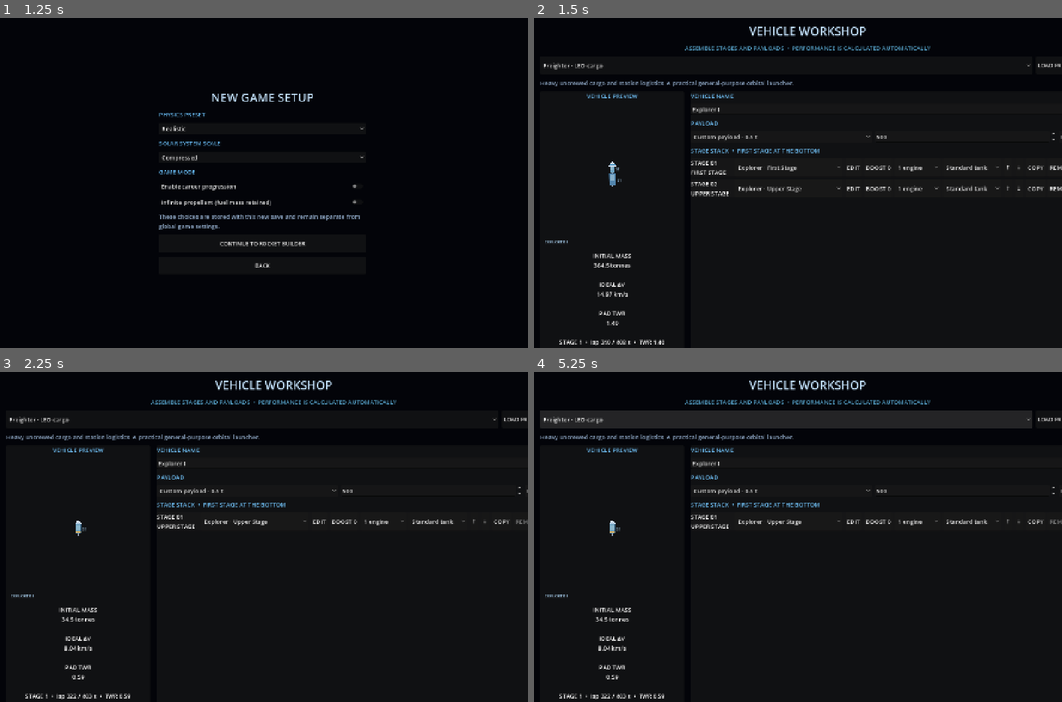
Above: before the commit, frames 1-4 (two rows, left to right).
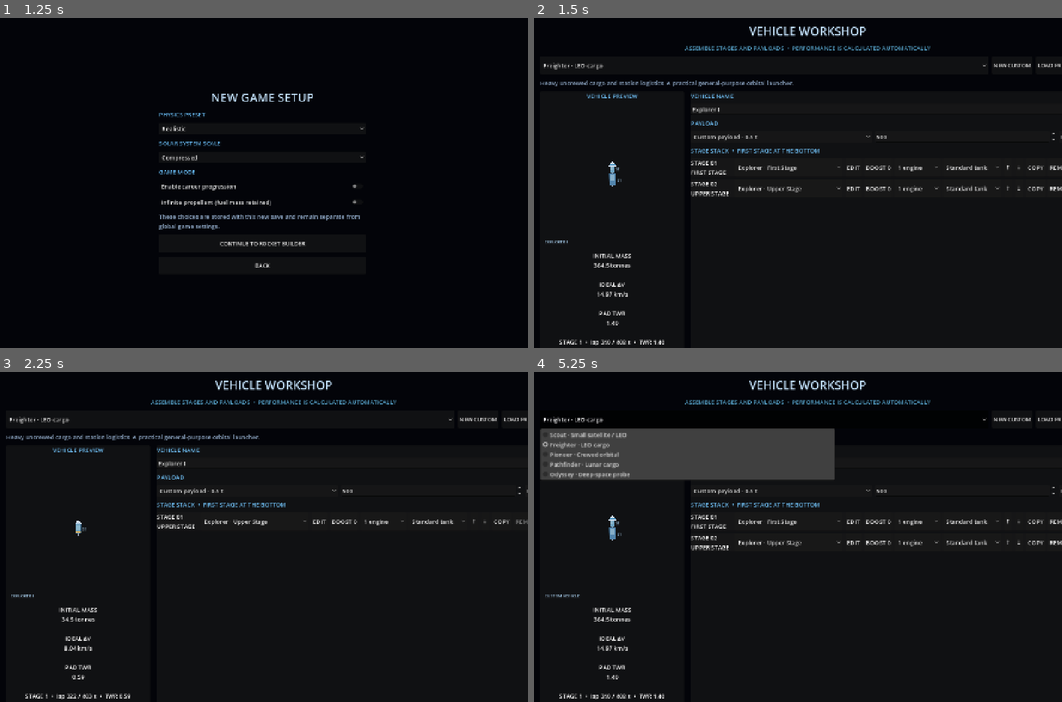
Above: after the commit, the same moments.

Repository: Blagos1195/Gravity-simulator
Game: Godot game, scene res://scenes/main.tscn
The game is run twice, just before and just after one commit, with the same random seed, the same clock (stepped at 60 frames per second) and the same inputs.
Inputs (mouse positions are in pixels of both pictures, inside the frame that each line leads up to):
- Up to frame 1 (1.25 s): click "NEW GAME" at 0.5 s
- Up to frame 2 (1.5 s): click "CONTINUE TO ROCKET BUILDER" at 1.25 s
- Up to frame 3 (2.25 s): click "REMOVE" at 2 s
- Up to frame 4 (5.25 s): click (1014, 418) at 2.75 s, where only the run after the commit has a clickable "NEW CUSTOM"; click (1061, 543) at 3.5 s, where only the run after the commit has a clickable "REMOVE"; click (1014, 418) at 4.25 s, where only the run after the commit has a clickable "NEW CUSTOM"; click "Freighter · LEO cargo" at 5 s

Frame 1 is identical in both runs. In frame 2, less than 0.1% of the frame differs, in the area x 85-95%, y 13-15%; in frame 3, less than 0.1%; in frame 4, 14%, in the area x 1-100%, y 11-99%.

Commit message:
Add in-flight custom rocket workshop and preserve fleet controls

Diff:
--- a/Gravity/scripts/main.gd
+++ b/Gravity/scripts/main.gd
@@ -210,6 +210,16 @@
 	for vehicle in fleet_sims:
 		vehicle.simulation_time_backlog = fleet_time_backlog
 	if is_instance_valid(sim):
+		sim.fleet_visuals.clear()
+		for vehicle in fleet_sims:
+			if vehicle == sim or _is_docked_child(vehicle.vehicle_name):
+				continue
+			sim.fleet_visuals.append({
+				"position": vehicle.rocket_position,
+				"rotation": vehicle.rotation_angle,
+				"stage_index": vehicle.stage_index,
+				"design": {"name": vehicle.vehicle_name, "payload_mass": vehicle.payload_mass, "payload_type": vehicle.payload_type, "payload_visual": vehicle.payload_visual.duplicate(true), "stages": vehicle.rocket_stages.duplicate(true)}
+			})
 		_update_discovery_state()
 		_update_economy()
 		_update_missions()
@@ -592,6 +602,10 @@
 	preset_selector.item_selected.connect(func(index: int):
 		var selected_preset_id := str(preset_selector.get_item_metadata(index))
 		preset_description.text = RocketDesign.preset_description(selected_preset_id)
+	)
+	_add_button(preset_row, "NEW CUSTOM", func():
+		rocket_design = RocketDesign.create_blank()
+		_show_vehicle_editor()
 	)
 	_add_button(preset_row, "LOAD PRESET", func():
 		var selected_preset_id := str(preset_selector.get_item_metadata(preset_selector.selected))
@@ -1461,6 +1475,7 @@
 	vehicle.visible = false
 	vehicle.z_index = -1
 	vehicle.set_anchors_and_offsets_preset(Control.PRESET_FULL_RECT)
+	vehicle.mouse_filter = Control.MOUSE_FILTER_IGNORE
 	vehicle.set_rocket_design(design)
 	add_child(vehicle)
 	vehicle.set_process(false)
@@ -1592,6 +1607,14 @@
 	description.autowrap_mode = TextServer.AUTOWRAP_WORD_SMART
 	description.size_flags_vertical = Control.SIZE_EXPAND_FILL
 	layout.add_child(description)
+	var custom_button := Button.new()
+	custom_button.text = "BUILD A CUSTOM ROCKET"
+	custom_button.custom_minimum_size.y = 40
+	custom_button.pressed.connect(func():
+		window.queue_free()
+		_show_fleet_custom_builder()
+	)
+	layout.add_child(custom_button)
 	var launch_button := Button.new()
 	launch_button.text = "LAUNCH SELECTED VEHICLE"
 	launch_button.custom_minimum_size.y = 44
@@ -1614,6 +1637,188 @@
 	else:
 		launch_button.disabled = true
 	window.call_deferred("popup_centered")
+
+func _show_fleet_custom_builder() -> void:
+	rocket_design = RocketDesign.create_blank()
+	var design: Dictionary = rocket_design
+	var window := Window.new()
+	window.title = "CUSTOM VEHICLE WORKSHOP"
+	window.size = Vector2i(760, 680)
+	window.min_size = Vector2i(600, 480)
+	window.transient = true
+	window.close_requested.connect(window.queue_free)
+	add_child(window)
+	var layout := VBoxContainer.new()
+	layout.set_anchors_and_offsets_preset(Control.PRESET_FULL_RECT)
+	layout.add_theme_constant_override("separation", 8)
+	window.add_child(layout)
+	var name_input := LineEdit.new()
+	name_input.text = str(design.get("name", "Custom Vehicle"))
+	name_input.placeholder_text = "Vehicle name"
+	name_input.text_changed.connect(func(value: String): design["name"] = value)
+	layout.add_child(name_input)
+	var payload_row := HBoxContainer.new()
+	var payload_label := Label.new()
+	payload_label.text = "PAYLOAD MASS (KG)"
+	payload_row.add_child(payload_label)
+	var payload_mass := SpinBox.new()
+	payload_mass.min_value = 0.001
+	payload_mass.max_value = 1.0e300
+	payload_mass.step = 10.0
+	payload_mass.value = float(design.get("payload_mass", 500.0))
+	payload_mass.size_flags_horizontal = Control.SIZE_EXPAND_FILL
+	payload_mass.value_changed.connect(func(value: float): design["payload_mass"] = value)
+	payload_row.add_child(payload_mass)
+	layout.add_child(payload_row)
+	var payload_selector := OptionButton.new()
+	var payload_options := RocketDesign.payload_options()
+	for option in payload_options:
+		payload_selector.add_item(str(option.get("label", option.get("id", "Payload"))))
+		payload_selector.set_item_metadata(payload_selector.item_count - 1, option)
+	var current_payload_index := 0
+	for i in range(payload_options.size()):
+		if str(payload_options[i].get("id", "")) == str(design.get("payload_type", "")):
+			current_payload_index = i
+			break
+	if payload_selector.item_count > 0:
+		payload_selector.select(current_payload_index)
+		payload_selector.item_selected.connect(func(index: int):
+			var option: Dictionary = payload_selector.get_item_metadata(index)
+			design["payload_type"] = str(option.get("id", "custom"))
+			design["payload_mass"] = float(option.get("mass", design.get("payload_mass", 500.0)))
+			design["payload_visual"] = RocketDesign.payload_visual_data(str(option.get("id", "")))
+			payload_mass.set_value_no_signal(float(design["payload_mass"]))
+		)
+	layout.add_child(payload_selector)
+	var stage_heading := Label.new()
+	stage_heading.text = "STAGES  •  EDIT PARTS, ENGINES, TANKS AND BOOSTERS"
+	layout.add_child(stage_heading)
+	var stage_scroll := ScrollContainer.new()
+	stage_scroll.size_flags_vertical = Control.SIZE_EXPAND_FILL
+	layout.add_child(stage_scroll)
+	var stage_list := VBoxContainer.new()
+	stage_list.size_flags_horizontal = Control.SIZE_EXPAND_FILL
+	stage_scroll.add_child(stage_list)
+	_populate_fleet_builder_stages(stage_list, design, window)
+	var add_row := HBoxContainer.new()
+	var part_selector := OptionButton.new()
+	part_selector.size_flags_horizontal = Control.SIZE_EXPAND_FILL
+	for option in RocketDesign.stage_part_options():
+		part_selector.add_item(str(option.get("label", option.get("id", "Stage"))))
+		part_selector.set_item_metadata(part_selector.item_count - 1, str(option.get("id", "")))
+	add_row.add_child(part_selector)
+	var add_stage_button := Button.new()
+	add_stage_button.text = "ADD STAGE"
+	add_stage_button.pressed.connect(func():
+		if part_selector.item_count == 0:
+			return
+		var stage := RocketDesign.configure_stage(str(part_selector.get_selected_metadata()), 1, 1.0)
+		if not stage.is_empty():
+			design["stages"].append(stage)
+			_populate_fleet_builder_stages(stage_list, design, window)
+	)
+	add_row.add_child(add_stage_button)
+	layout.add_child(add_row)
+	var actions := HBoxContainer.new()
+	var launch_button := Button.new()
+	launch_button.text = "LAUNCH CUSTOM VEHICLE"
+	launch_button.size_flags_horizontal = Control.SIZE_EXPAND_FILL
+	launch_button.pressed.connect(func():
+		design["name"] = name_input.text.strip_edges()
+		if str(design["name"]).is_empty():
+			design["name"] = "Custom Vehicle"
+		var errors := RocketDesign.validation_errors(design)
+		if not errors.is_empty():
+			return
+		_launch_vehicle_design(design.duplicate(true))
+		window.queue_free()
+	)
+	actions.add_child(launch_button)
+	_add_button(actions, "CLOSE", func(): window.queue_free())
+	layout.add_child(actions)
+	window.popup_centered()
+
+
+func _populate_fleet_builder_stages(stage_list: VBoxContainer, design: Dictionary, window: Window) -> void:
+	for child in stage_list.get_children():
+		child.queue_free()
+	var part_options := RocketDesign.stage_part_options()
+	var engine_options := RocketDesign.engine_count_options()
+	var tank_options := RocketDesign.tank_scale_options()
+	for stage_index in range(design.get("stages", []).size()):
+		var stage: Dictionary = design["stages"][stage_index]
+		var row := VBoxContainer.new()
+		row.add_theme_constant_override("separation", 4)
+		stage_list.add_child(row)
+		var controls := HBoxContainer.new()
+		row.add_child(controls)
+		var part_selector := OptionButton.new()
+		part_selector.size_flags_horizontal = Control.SIZE_EXPAND_FILL
+		var selected_part := 0
+		for i in range(part_options.size()):
+			part_selector.add_item(str(part_options[i].get("label", part_options[i].get("id", "Stage"))))
+			part_selector.set_item_metadata(i, str(part_options[i].get("id", "")))
+			if str(stage.get("part_id", "")) == str(part_options[i].get("id", "")):
+				selected_part = i
+		if part_selector.item_count > 0:
+			part_selector.select(selected_part)
+		part_selector.item_selected.connect(func(option_index: int):
+			var replacement := RocketDesign.configure_stage(str(part_selector.get_item_metadata(option_index)), int(stage.get("engine_count", 1)), float(stage.get("tank_scale", 1.0)))
+			if not replacement.is_empty():
+				design["stages"][stage_index] = replacement
+				_populate_fleet_builder_stages(stage_list, design, window)
+		)
+		controls.add_child(part_selector)
+		var engine_selector := OptionButton.new()
+		for count in engine_options:
+			engine_selector.add_item("%d engines" % int(count))
+			engine_selector.set_item_metadata(engine_selector.item_count - 1, int(count))
+		var current_engine := int(stage.get("engine_count", 1))
+		var engine_index := engine_options.find(current_engine)
+		if engine_index >= 0:
+			engine_selector.select(engine_index)
+		engine_selector.item_selected.connect(func(option_index: int):
+			var configured := RocketDesign.reconfigure_stage(design["stages"][stage_index], int(engine_selector.get_item_metadata(option_index)), float(stage.get("tank_scale", 1.0)))
+			if not configured.is_empty():
+				design["stages"][stage_index] = configured
+				_populate_fleet_builder_stages(stage_list, design, window)
+		)
+		controls.add_child(engine_selector)
+		var tank_selector := OptionButton.new()
+		var tank_index := 0
+		for i in range(tank_options.size()):
+			tank_selector.add_item(str(tank_options[i].get("label", "Tank")))
+			tank_selector.set_item_metadata(i, float(tank_options[i].get("scale", 1.0)))
+			if is_equal_approx(float(stage.get("tank_scale", 1.0)), float(tank_options[i].get("scale", 1.0))):
+				tank_index = i
+		if tank_selector.item_count > 0:
+			tank_selector.select(tank_index)
+		tank_selector.item_selected.connect(func(option_index: int):
+			var configured := RocketDesign.reconfigure_stage(design["stages"][stage_index], int(stage.get("engine_count", 1)), float(tank_selector.get_item_metadata(option_index)))
+			if not configured.is_empty():
+				design["stages"][stage_index] = configured
+				_populate_fleet_builder_stages(stage_list, design, window)
+		)
+		controls.add_child(tank_selector)
+		var booster_button := Button.new()
+		booster_button.text = "BOOSTERS (%d)" % stage.get("boosters", []).size()
+		booster_button.pressed.connect(func():
+			rocket_design = design
+			_show_booster_editor(stage_index)
+		)
+		controls.add_child(booster_button)
+		var remove_button := Button.new()
+		remove_button.text = "REMOVE"
+		remove_button.disabled = design["stages"].size() <= RocketDesign.MIN_STAGES
+		remove_button.pressed.connect(func():
+			design["stages"].remove_at(stage_index)
+			_populate_fleet_builder_stages(stage_list, design, window)
+		)
+		controls.add_child(remove_button)
+		var stage_name := Label.new()
+		stage_name.text = "STAGE %02d  •  %s" % [stage_index + 1, str(stage.get("name", "CUSTOM STAGE"))]
+		row.add_child(stage_name)
+
 
 func _switch_vehicle(index: int) -> void:
 	if index < 0 or index >= fleet_sims.size():
